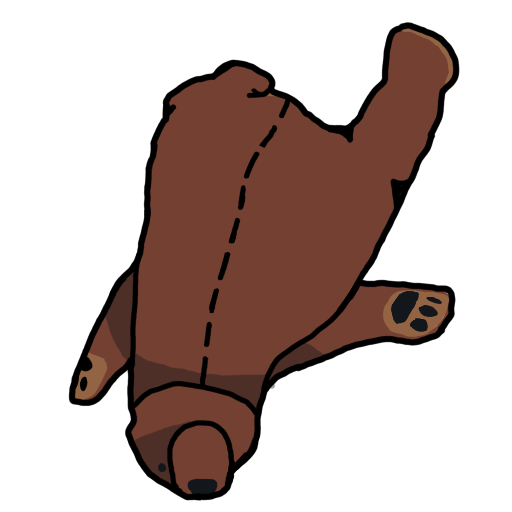
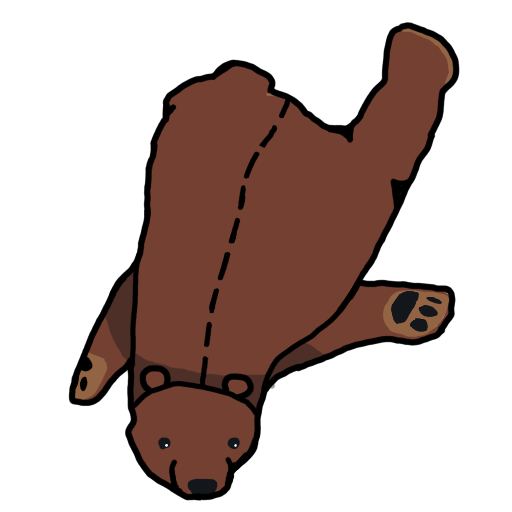
Before/after of a w=512, h=512 layered artwork. What changed in the layer stack:
painted on "Paint Layer 4" over [134, 87, 270, 484]
painted on "Paint Layer 3" over [134, 87, 270, 484]
painted on "Paint Layer 5" over [134, 365, 254, 484]